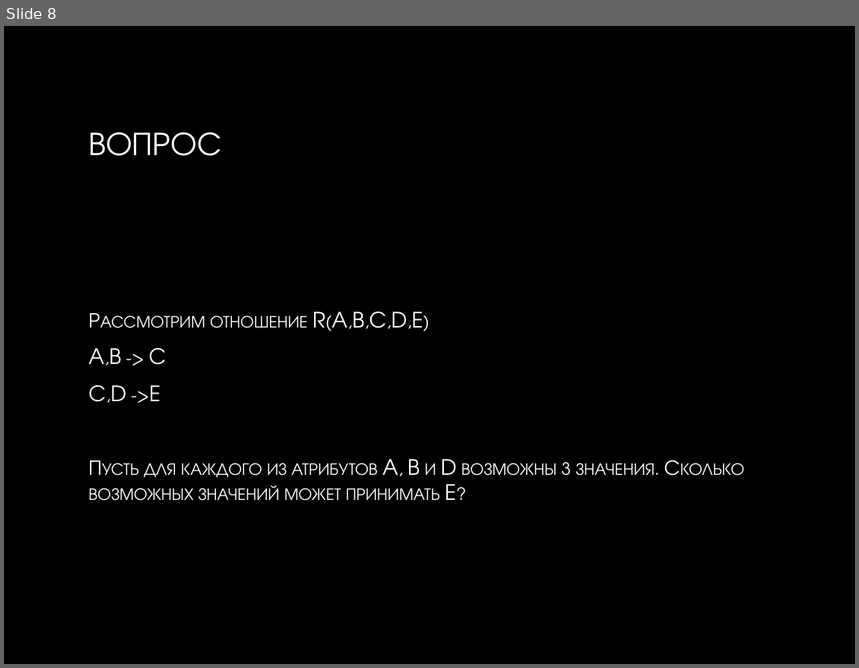
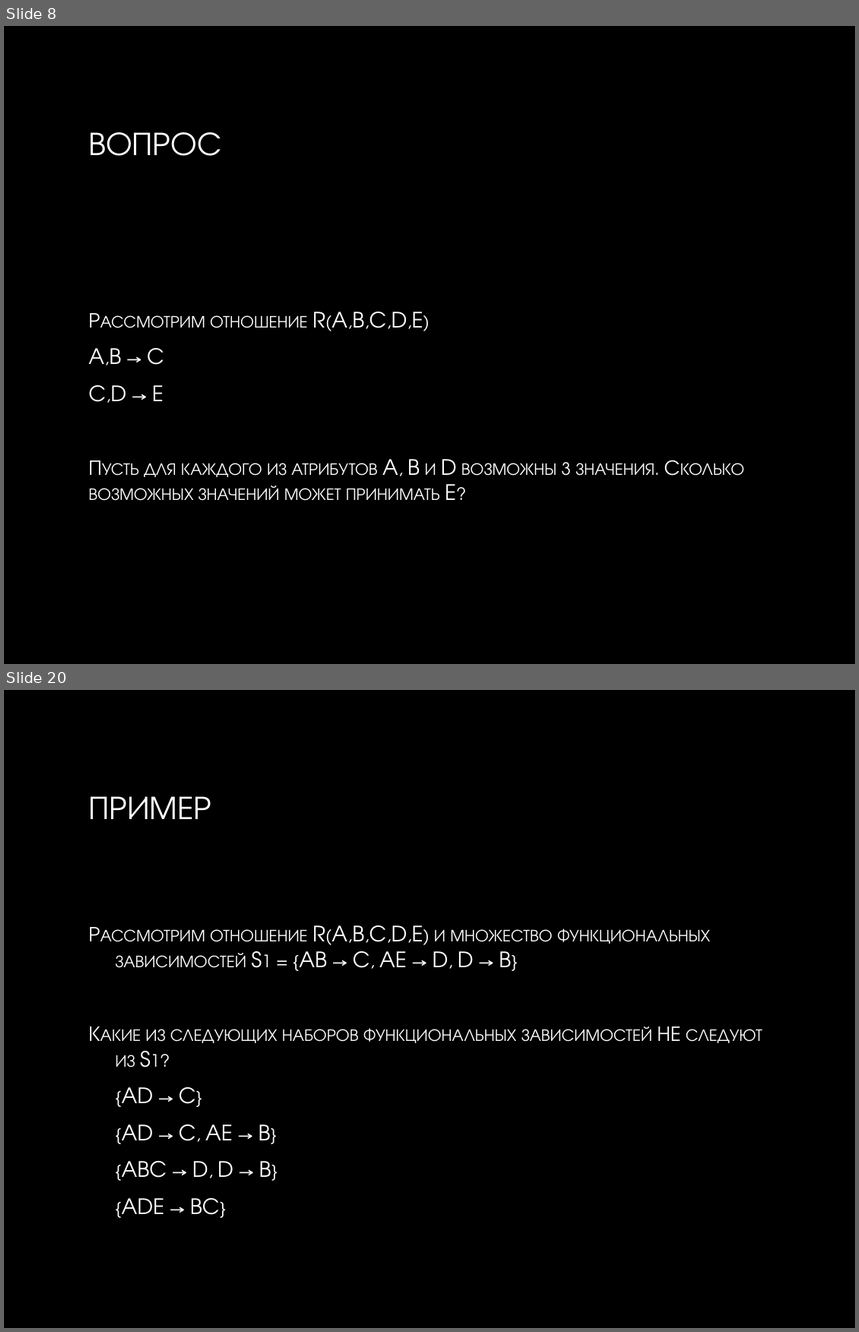
Before and after one commit to smurav/db13-14, a slide deck: sql/lectures/9_functional_dependencies.pptx. Shown one above the other, each under a label of ours: slide 8 before the commit, slides 8 and 20 after it; the slides between them are not shown. The pictures are 859x668 and 859x1332 pixels, drawn with LibreOffice and Linux fonts; fonts in the diff are those of the drawing; background and template pictures are left out. Boxes give left, top, right and bottom in pixels: in the first picture for what was removed or moved away, otherwise in the second. Text is boxed around its words. In the diff, an @@ line names an element or a change of style, - is before the commit and + after.

```diff
--- a/sql/lectures/9_functional_dependencies.pptx
+++ b/sql/lectures/9_functional_dependencies.pptx
@@ slide 20 added at (x1=4, y1=690, x2=855, y2=1328), background picture (left out) @@
@@ title added at (x1=88, y1=796, x2=211, y2=819), 28 pt, text gradient #FFFFFF to #BFBFBF @@
+ПРИМЕР
@@ text added at (x1=115, y1=926, x2=762, y2=1215), 18 pt, text gradient #FFFFFF to #BFBFBF, small capitals @@
+Рассмотрим отношение R(A,B,C,D,E) и множество функциональных зависимостей S1 = {AB → C, AE → D, D → B}
+Какие из следующих наборов функциональных зависимостей НЕ следуют из S1?
+{AD → C}
+{AD → C, AE → B}
+{ABC → D, D → B}
+{ADE → BC}
@@ slide 8 changed as well @@
@@ text at (x1=88, y1=348, x2=164, y2=402): text changed @@
-A,B -> C
-C,D ->E
+A,B → C
+C,D → E
```
Also in this commit, not shown: 11 other slides added.
